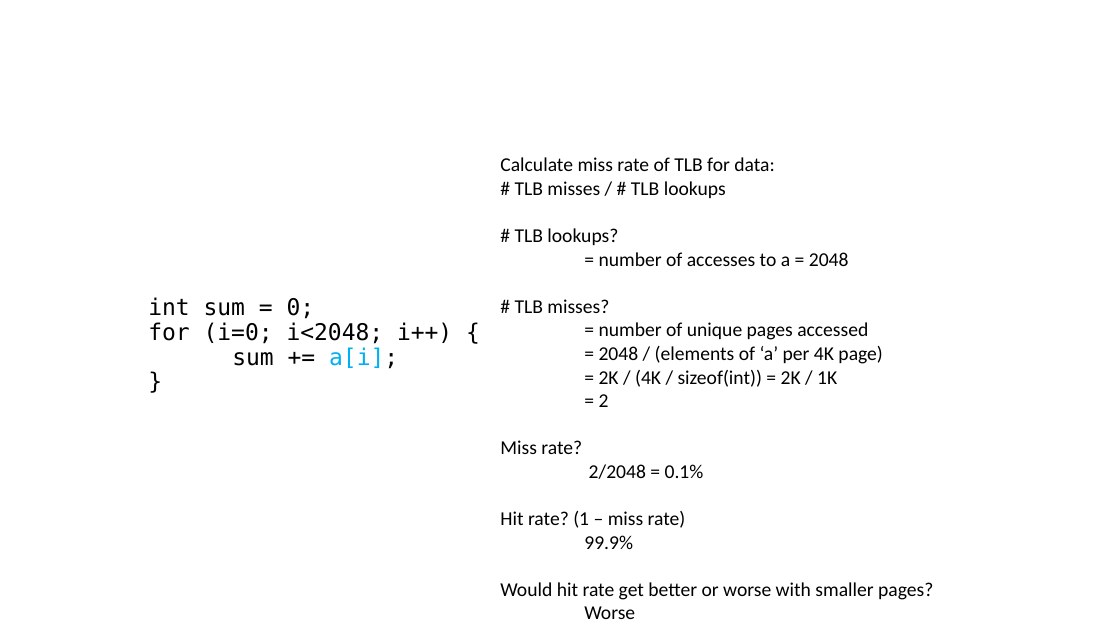
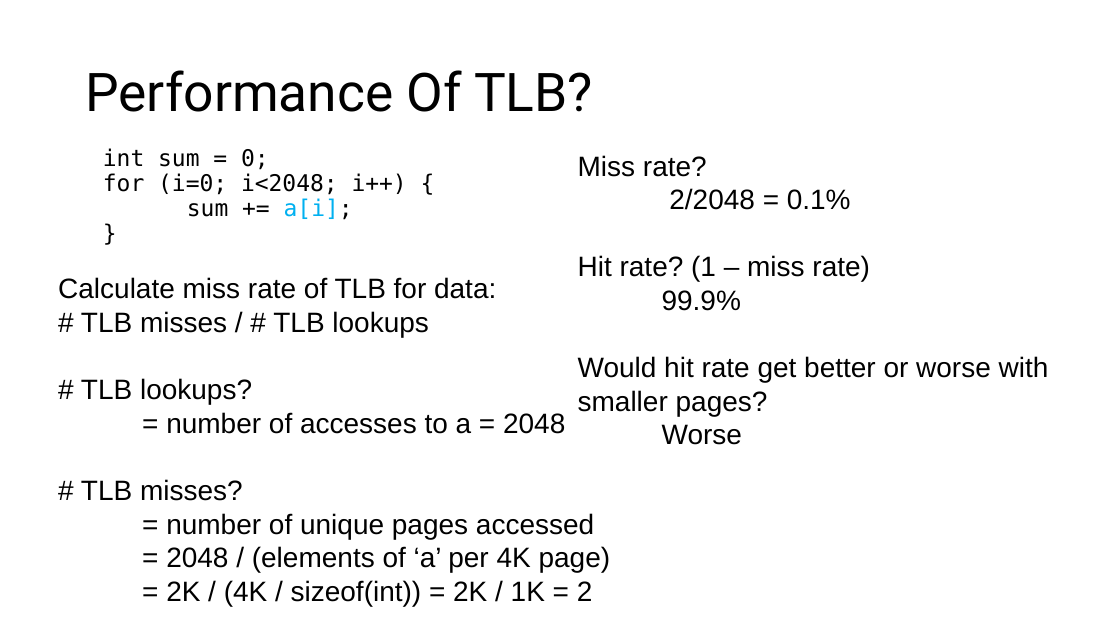
Before and after one commit to ngsrinivas/coursegen, a slide deck: slide 39 of ex/416-F23/staging/416-F23/lectures/06-paging.pptx (slide 40 before the commit). Drawn at 1120x630 pixels with LibreOffice and Linux fonts; fonts in the diff are those of the drawing. Boxes give left, top, right and bottom in pixels: in the first picture for what was removed or moved away, otherwise in the second. Text is boxed around its words. In the diff, an @@ line names an element or a change of style, - is before the commit and + after.

```diff
--- a/ex/416-F23/staging/416-F23/lectures/06-paging.pptx
+++ b/ex/416-F23/staging/416-F23/lectures/06-paging.pptx
@@ title added at [85,70,593,112], 45.7 pt, text #000000 @@
+Performance Of TLB?
@@ text "int sum = 0; for ...": place and size @@
-text "int sum = 0; for ..." at [148,297,452,369]
+text "int sum = 0; for ..." at [103,148,407,220]
@@ text added at [578,155,1049,445], 24 pt, text #000000 @@
+Miss rate?
+2/2048 = 0.1%
+Hit rate? (1 – miss rate)
+99.9%
+Would hit rate get better or worse with smaller pages?
+Worse
@@ text "Calculate miss rate of TLB ...": place and size @@
-text "Calculate miss rate of TLB ..." at [500,157,933,619]
+text "Calculate miss rate of TLB ..." at [58,277,611,606]
@@ text at [58,277,611,572]: size 16.9 to 24 pt, font Calibri to Arial in "Calculate miss rate of TLB for data:", "# TLB misses / # TLB lookups", "# TLB lookups?", "= number of accesses to a = ..." and 3 more places @@
@@ text at [166,580,593,606]: text changed; size 16.9 to 24 pt; font Calibri to Arial @@
-= 2K / (4K / sizeof(int)) = 2K / 1K
-= 2
-Miss rate?
-2/2048 = 0.1%
-Hit rate? (1 – miss rate)
-99.9%
-Would hit rate get better or worse with smaller pages?
-Worse
+= 2K / (4K / sizeof(int)) = 2K / 1K = 2
```
Also in this commit, not shown: 42 other slides changed, 3 slides added, 62 slides removed, 4 other files.
